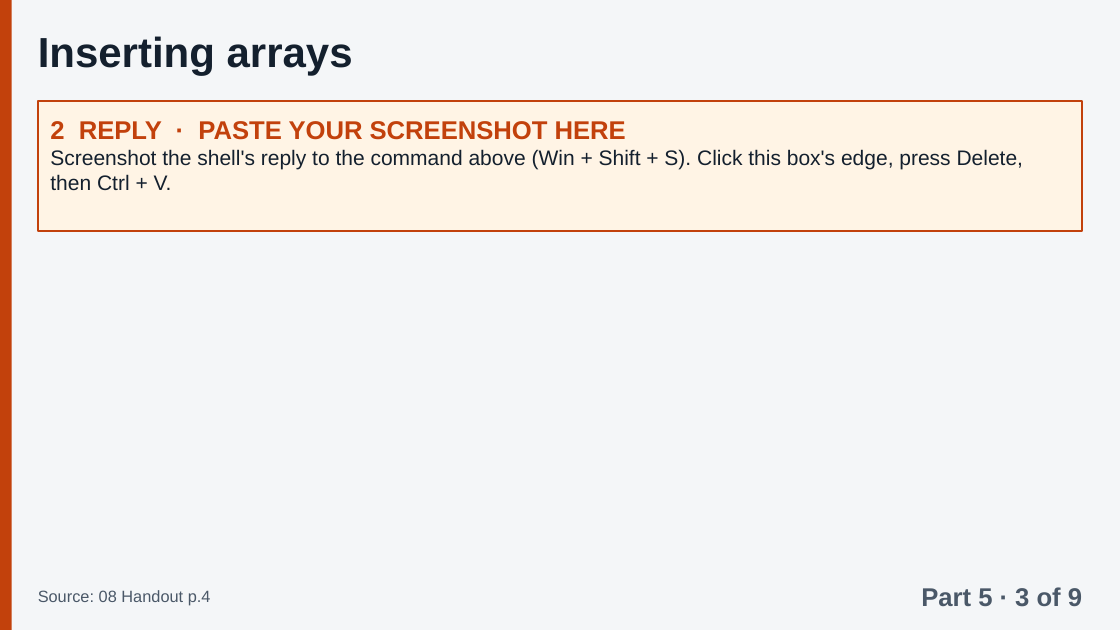
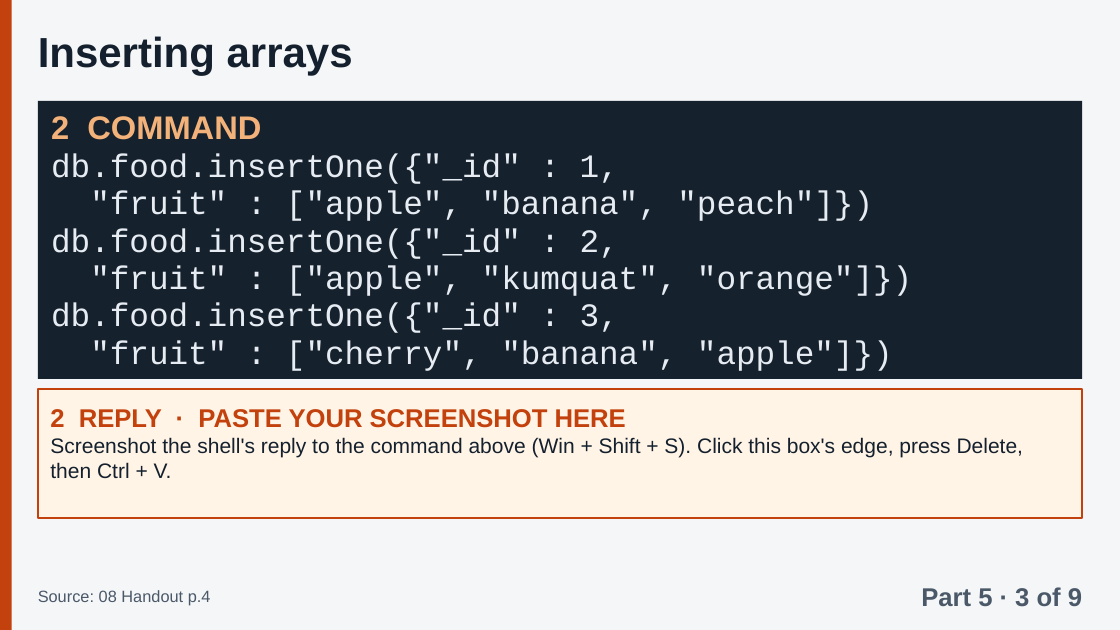
Before and after one commit to Tiredicey/ADBS, a slide deck: slide 62 of 02_GROUP_DECK/ADBS_GROUP_DECK.pptx. Drawn at 1120x630 pixels with LibreOffice and Linux fonts; fonts in the diff are those of the drawing. Boxes give left, top, right and bottom in pixels: in the first picture for what was removed or moved away, otherwise in the second. Text is boxed around its words. In the diff, an @@ line names an element or a change of style, - is before the commit and + after.

```diff
--- a/02_GROUP_DECK/ADBS_GROUP_DECK.pptx
+++ b/02_GROUP_DECK/ADBS_GROUP_DECK.pptx
@@ rectangle added at [38,101,1082,379], fill #16212E @@
@@ text added at [51,116,912,371], 28 pt, text #E6ECF2 @@
+2 COMMAND
+db.food.insertOne({"_id" : 1,
+"fruit" : ["apple", "banana", "peach"]})
+db.food.insertOne({"_id" : 2,
+"fruit" : ["apple", "kumquat", "orange"]})
+db.food.insertOne({"_id" : 3,
+"fruit" : ["cherry", "banana", "apple"]})
@@ rectangle "2 REPLY · PASTE YOUR ...": place and size @@
-rectangle "2 REPLY · PASTE YOUR ..." at [38,101,1082,231]
+rectangle "2 REPLY · PASTE YOUR ..." at [38,389,1082,518]
```
Also in this commit, not shown: 51 other slides changed, 2 other files.
